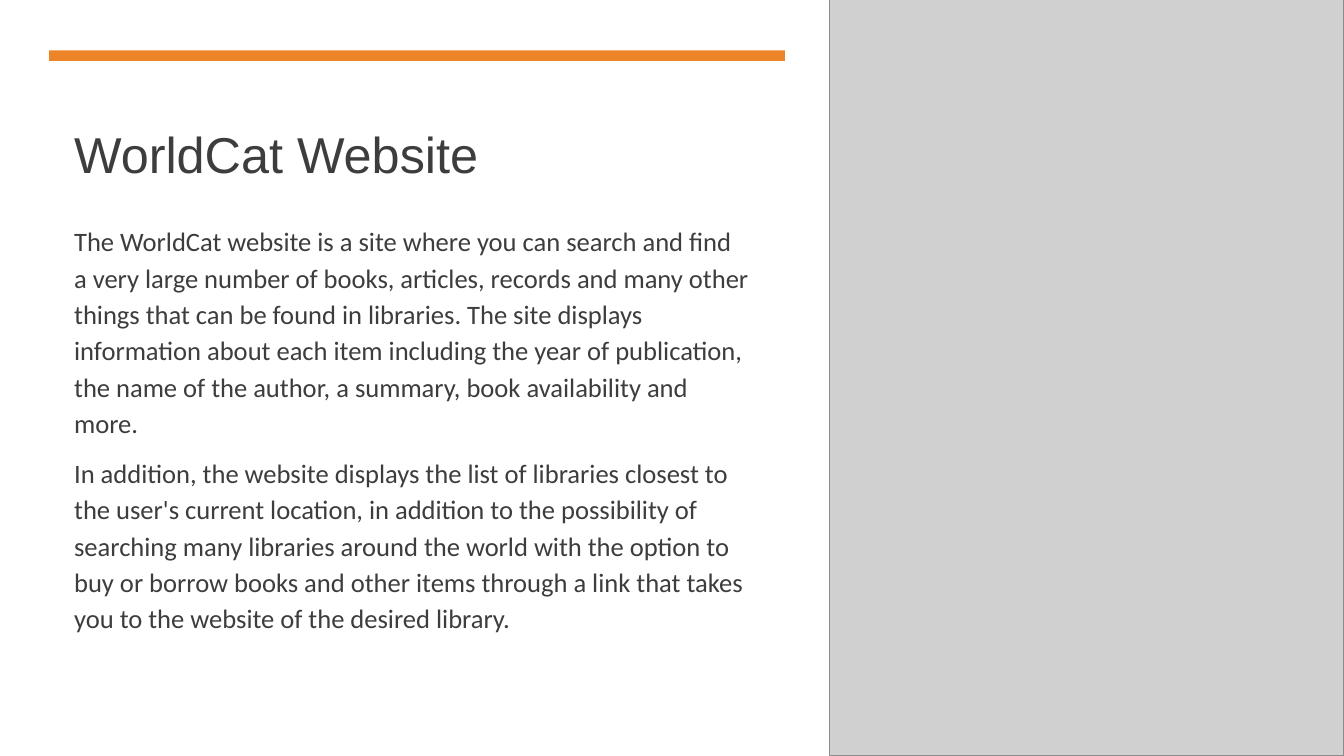
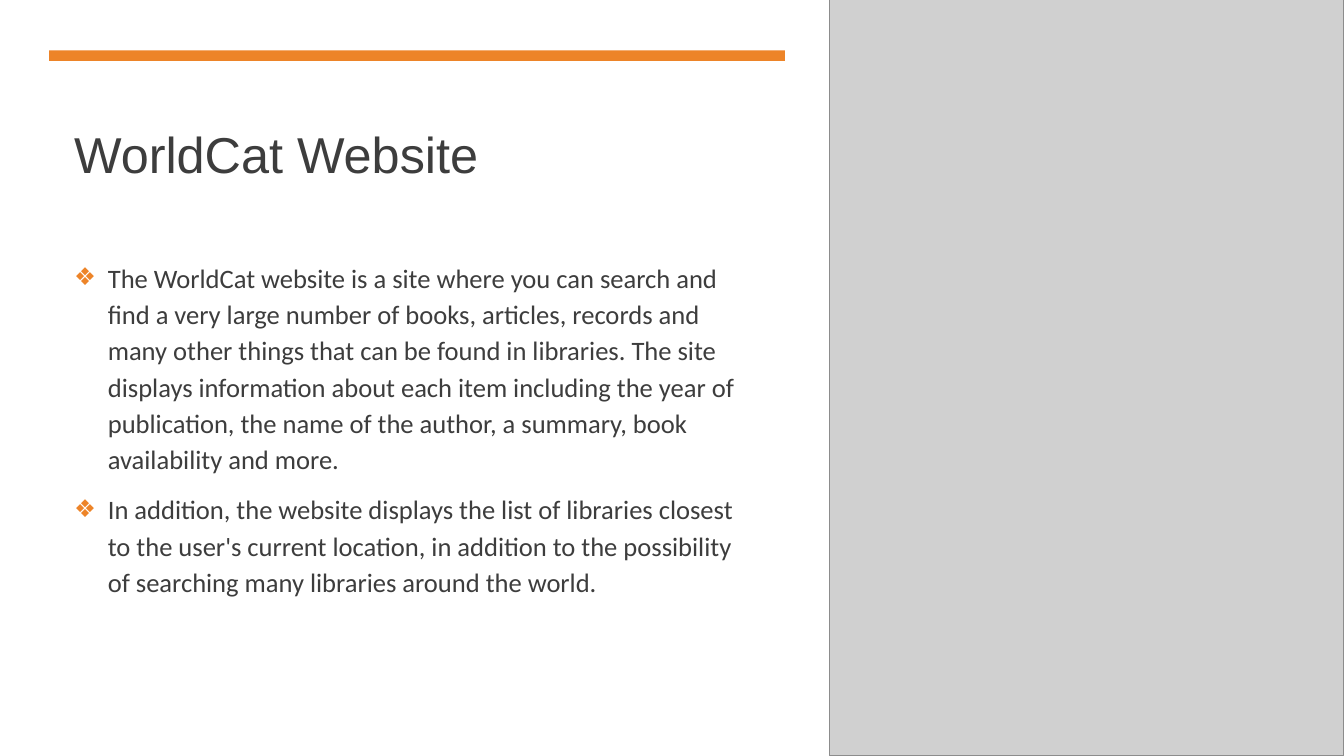
Before and after one commit to MajdHassoun/Automation_bootcamp, a slide deck: slide 3 of Final Project Part1/Automation Project Part 1 presentation.pptx. Drawn at 1344x756 pixels with LibreOffice and Linux fonts; fonts in the diff are those of the drawing; grey boxes stand for pictures. Boxes give left, top, right and bottom in pixels: in the first picture for what was removed or moved away, otherwise in the second. Text is boxed around its words. In the diff, an @@ line names an element or a change of style, - is before the commit and + after.

```diff
--- a/Final Project Part1/Automation Project Part 1 presentation.pptx
+++ b/Final Project Part1/Automation Project Part 1 presentation.pptx
@@ text at box(108, 269, 734, 474): bullet none to ❖ @@
@@ text at box(108, 500, 733, 597): text changed @@
-In addition, the website displays the list of libraries closest to the user's current location, in addition to the possibility of searching many libraries around the world with the option to buy or borrow books and other items through a link that takes you to the website of the desired library.
+❖ In addition, the website displays the list of libraries closest to the user's current location, in addition to the possibility of searching many libraries around the world.
```
Also in this commit, not shown: 16 other files.
